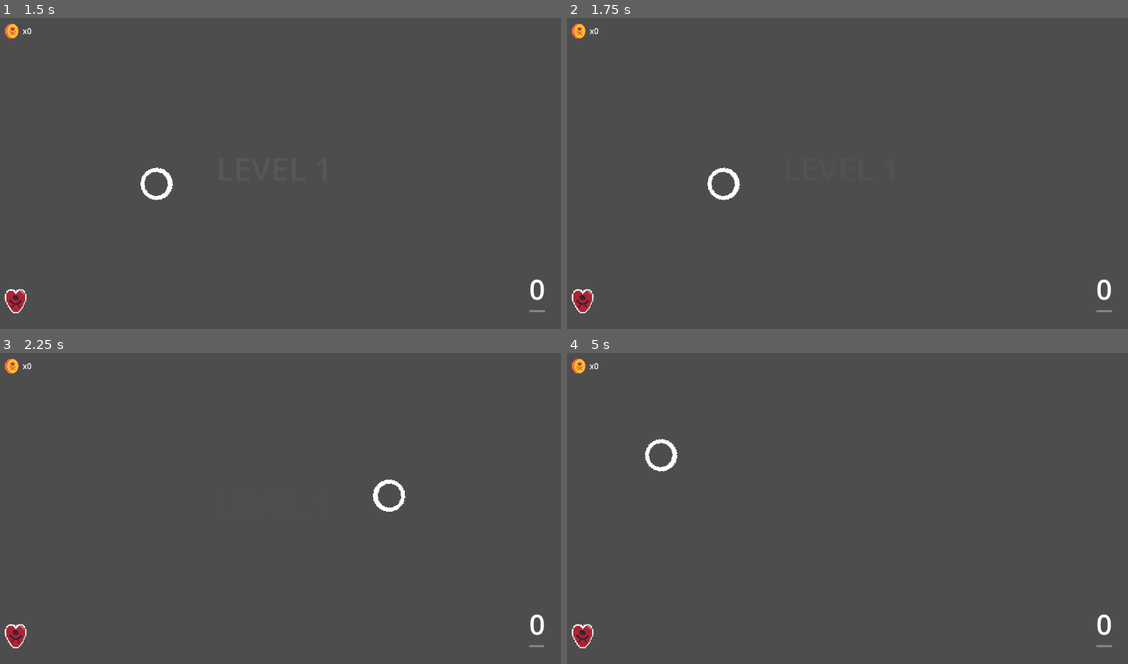
Above: before the commit, frames 1-4 (two rows, left to right).
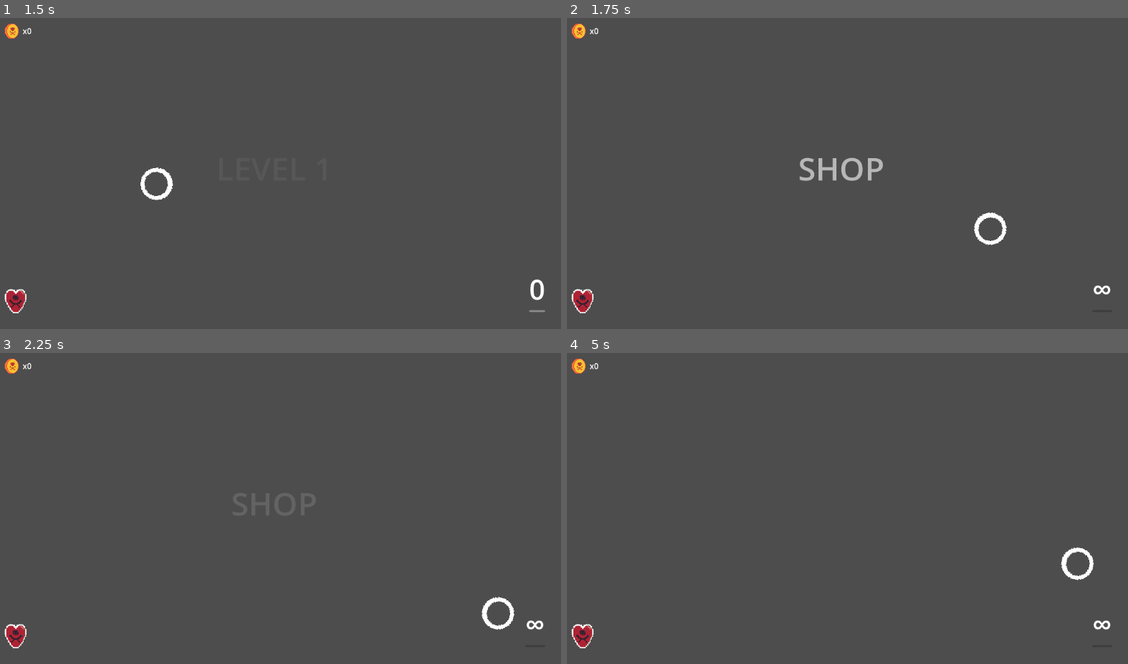
Above: after the commit, the same moments.

Repository: QuiescentTrip/Tavern-GameJam
Game: Godot game, scene res://Title.tscn
Same seed, same stepped clock (60 frames per second), same inputs: the game is played once before the commit and once after it. Sound files missing from this copy of the repository are replaced by a short silence.
Inputs (mouse positions are in pixels of both pictures, inside the frame that each line leads up to):
- Up to frame 1 (1.5 s): click "Begin" at 0.5 s; move the mouse to (398, 151) at 1.27 s; hold D (right) from 1.28 s (still down); click (398, 151) at 1.35 s
- Up to frame 2 (1.75 s): keep holding D (right)
- Up to frame 3 (2.25 s): move the mouse to (157, 517) at 2.02 s; release D (right) at 2.03 s; hold S (down) from 2.03 s (still down); right-click (157, 517) at 2.1 s
- Up to frame 4 (5 s): tap Enter at 2.75, 4.25 s; move the mouse to (897, 433) at 2.77 s; release S (down) at 2.78 s; hold D (right) 2.78-3.53 s; click (897, 433) at 2.85 s; tap Space at 3.5 s; move the mouse to (813, 567) at 3.52 s; hold W (up) 3.53-4.28 s; right-click (813, 567) at 3.6 s; move the mouse to (1015, 552) at 4.27 s; hold A (left) from 4.28 s (still down); click (1015, 552) at 4.35 s

Frame 1 is identical in both runs. In frame 2, 1.1% of the frame differs, in the area x 25-98%, y 44-95%; in frame 3, 0.6%; in frame 4, 0.6%.

Commit message:
more shit

Diff:
--- a/Godot/GUI/GUI.gd
+++ b/Godot/GUI/GUI.gd
@@ -26,14 +26,17 @@
 
 
 func _ready():
-	var current_song = 1
-	print(current_song)
-	song = get_parent().get_node("Music" + str(current_song))
-	_change_level_label(level)
-	print(song)
-	level_time = int(song.stream.get_length())
-	leveltimer.set_wait_time(level_time)
-	leveltimer.start()
+	if get_parent().name == "World":
+		var current_song = 1
+		song = get_parent().get_node("Music" + str(current_song))
+		_change_level_label(level)
+		level_time = int(song.stream.get_length())
+		leveltimer.set_wait_time(level_time)
+		leveltimer.start()
+	else:
+		level_label.text = "SHOP"
+		level_label.set("theme_override_colors/font_color", Color(1,1,1,1))
+
 	GlobalSignals.update_coins.connect(_update_coins)
 	_update_coins_label()
 
@@ -47,17 +50,19 @@
 
 
 func _physics_process(_delta):
-	if GlobalVariables.paused:
-		leveltimer.paused = true
-		return
-	else:
-		leveltimer.paused = false
+	if get_parent().name == "World":
+		if GlobalVariables.paused:
+			leveltimer.paused = true
+			return
+		else:
+			leveltimer.paused = false
 
-	progress_label.text = str(int(leveltimer.time_left))
-	if player != null:
-		bar.value = player.shield
-	if leveltimer.is_stopped():
-		_changelevel()
+		progress_label.text = str(int(leveltimer.time_left))
+		if player != null:
+			bar.value = player.shield
+		if leveltimer.is_stopped():
+			_changelevel()
+
 	level_label.set("theme_override_colors/font_color", lerp(level_label.get("theme_override_colors/font_color"), Color(1,1,1,0), 0.05))
 
 
--- a/Godot/GUI/GUI.tscn
+++ b/Godot/GUI/GUI.tscn
@@ -59,7 +59,7 @@
 [node name="ProgressLabel" type="Label" parent="MarginContainer/VBoxContainer/HBoxContainer2/VBoxContainer"]
 layout_mode = 2
 theme_override_font_sizes/font_size = 56
-text = "asdf"
+text = "∞"
 horizontal_alignment = 2
 
 [node name="ProgressBar" type="ProgressBar" parent="MarginContainer/VBoxContainer/HBoxContainer2/VBoxContainer"]
--- a/Godot/Shop.tscn
+++ b/Godot/Shop.tscn
@@ -1,3 +1,18 @@
-[gd_scene format=3 uid="uid://batq8qorytek2"]
+[gd_scene load_steps=4 format=3 uid="uid://batq8qorytek2"]
+
+[ext_resource type="PackedScene" uid="uid://c7b04mt1cd4ao" path="res://GUI/GUI.tscn" id="1_rxxf3"]
+[ext_resource type="PackedScene" uid="uid://cdqg41xlkfgan" path="res://Player/Player.tscn" id="2_lhavf"]
+[ext_resource type="PackedScene" uid="uid://ds0eon55ea5ir" path="res://GUI/Health_UI.tscn" id="3_fkoql"]
 
 [node name="Shop" type="Node2D"]
+
+[node name="GUI" parent="." instance=ExtResource("1_rxxf3")]
+
+[node name="Player" parent="." instance=ExtResource("2_lhavf")]
+position = Vector2(216, 122)
+
+[node name="Camera2D" type="Camera2D" parent="."]
+
+[node name="Health_UI" parent="." instance=ExtResource("3_fkoql")]
+
+[node name="LevelTimer" type="Timer" parent="."]
--- a/Godot/World.gd
+++ b/Godot/World.gd
@@ -47,4 +47,4 @@
 
 
 func _on_level_timer_timeout():
-	get_tree().change_scene_to_file("sho")
+	get_tree().change_scene_to_file("res://Shop.tscn")
--- a/Godot/World.tscn
+++ b/Godot/World.tscn
@@ -21,9 +21,6 @@
 tile_size = Vector2i(32, 32)
 physics_layer_0/collision_layer = 1
 sources/0 = SubResource("TileSetAtlasSource_reu1t")
-
-[sub_resource type="RectangleShape2D" id="RectangleShape2D_n6tv2"]
-size = Vector2(35.6172, 20.2591)
 
 [node name="World" type="Node2D"]
 position = Vector2(1029, 1118)
@@ -56,15 +53,9 @@
 format = 2
 layer_0/tile_data = PackedInt32Array(-2359297, 0, 0, -2424832, 0, 0, -2424831, 0, 0, -2424830, 0, 0, -2424829, 0, 0, -2 …(5917 unchanged characters)…
 
-[node name="Area2D" type="Area2D" parent="."]
-
-[node name="CollisionShape2D" type="CollisionShape2D" parent="Area2D"]
-position = Vector2(556.492, 3.87499)
-scale = Vector2(70.1623, -79.5567)
-shape = SubResource("RectangleShape2D_n6tv2")
-
 [node name="LevelTimer" type="Timer" parent="."]
 
 [node name="Health_UI" parent="." instance=ExtResource("8_rty4m")]
 
 [connection signal="timeout" from="enemy_manager/Timer" to="enemy_manager" method="_on_timer_timeout"]
+[connection signal="timeout" from="LevelTimer" to="." method="_on_level_timer_timeout"]
Not shown: 1 places in Godot/World.tscn that only renumber resources
